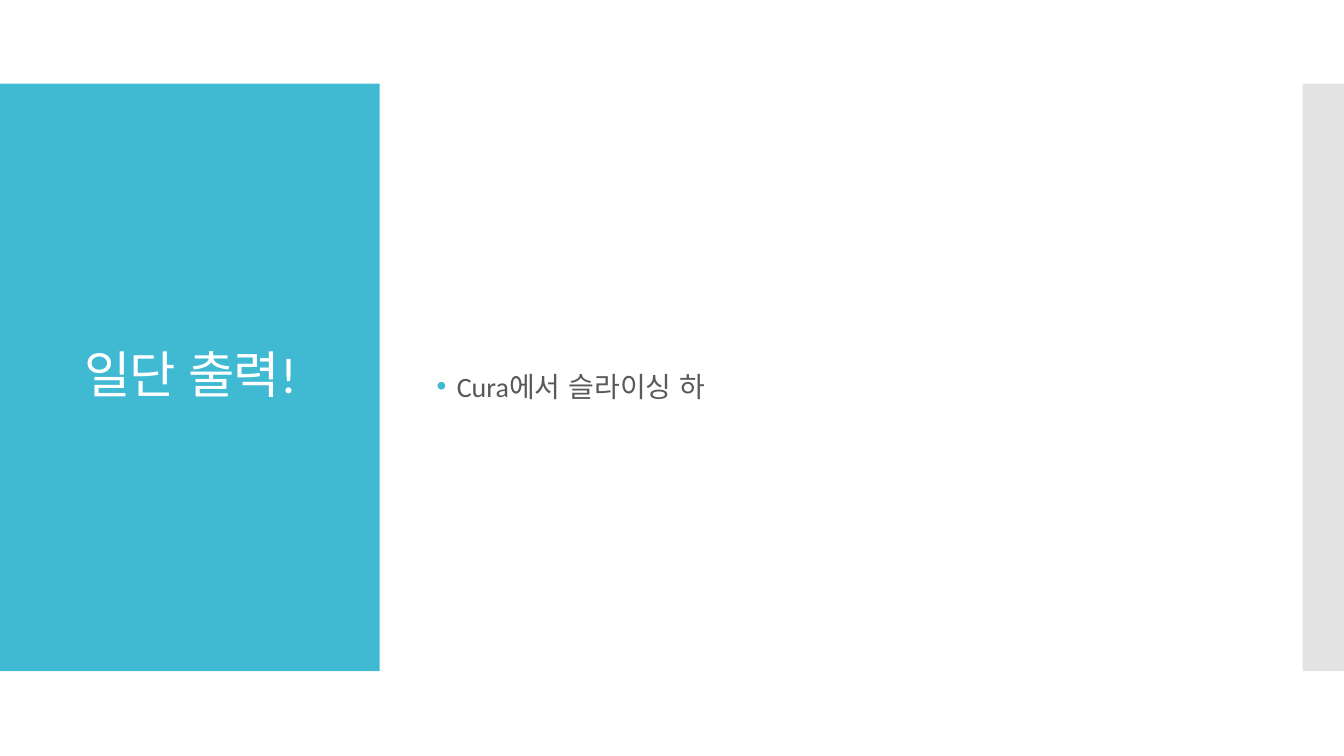
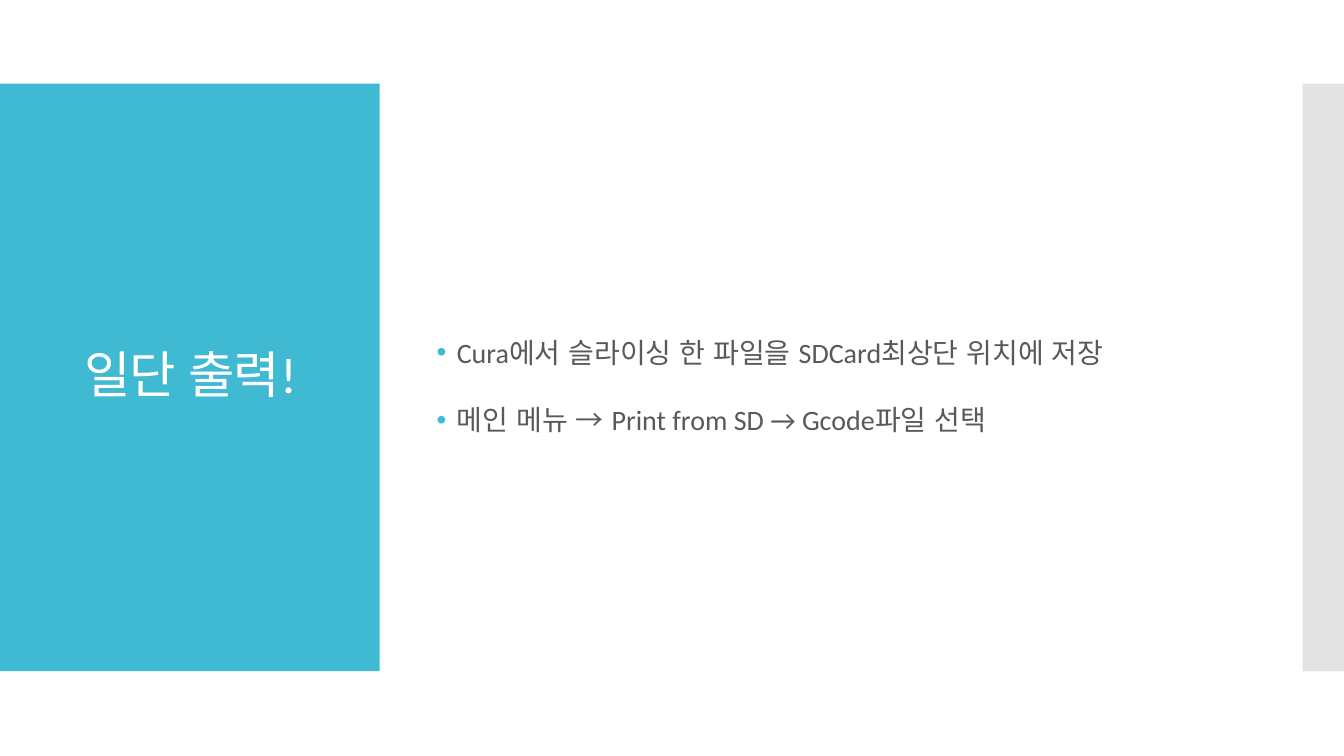
Before and after one commit to IncoCura/Instruction, a slide deck: slide 3 of 3DPrinter/3. Printing GCode file.pptx (slide 8 before the commit). Drawn at 1344x756 pixels with LibreOffice and Linux fonts; fonts in the diff are those of the drawing. Boxes give left, top, right and bottom in pixels: in the first picture for what was removed or moved away, otherwise in the second. Text is boxed around its words. In the diff, an @@ line names an element or a change of style, - is before the commit and + after.

```diff
--- a/3DPrinter/3. Printing GCode file.pptx
+++ b/3DPrinter/3. Printing GCode file.pptx
@@ text at box(457, 340, 1104, 432): text changed @@
-• Cura에서 슬라이싱 하
+• Cura에서 슬라이싱 한 파일을 SDCard최상단 위치에 저장
+• 메인 메뉴 → Print from SD → Gcode파일 선택
```
Also in this commit, not shown: 2 other slides changed, 1 slide added, 4 slides removed, 1 other file.
